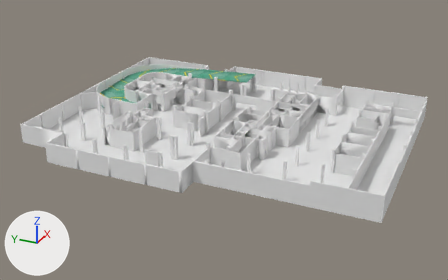
Before and after pictures for a commit that changed the OBJ model assets/loucengzu/LC-F1F.obj.
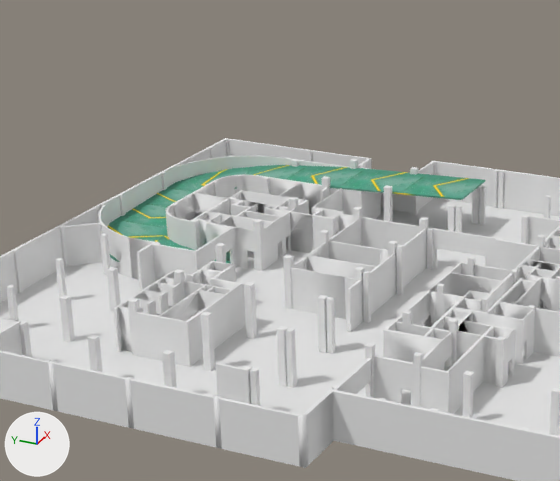
Each version appears first whole from a camera (50 mm lens) standing at (-145340.0, -33352.0, 58661.0) and looking at (-12239.0, 26543.0, -7889.0), and next in a close-up on the part from 12% to 64% of the width and 0% to 71% of the height. The axes (+X, +Y, +Z) are drawn at lower left. The lights are the same throughout. Where no turn or scale is listed for an object, it has been applied to the vertices.

The first close-up shows 'LC-F1F'.
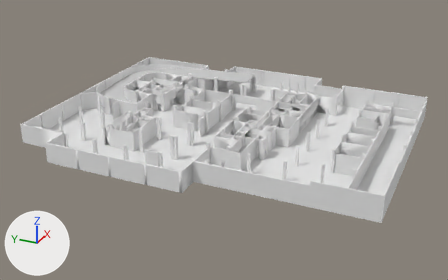
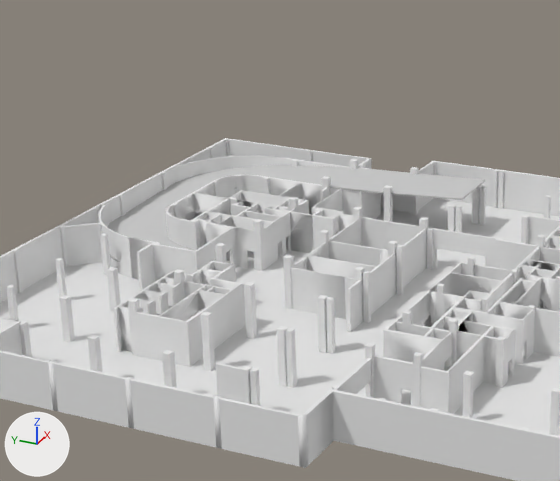
What changed in the scene script:
```text
Add mat_07___default:
    mat_07___default = principled_material('07___Default')
    mat_07___default.base_color = (0.588, 0.588, 0.588)  # light grey #cacaca
    mat_07___default.roughness = 0.9
Change me_lc_f1f:
    used by ob_lc_f1f; location = (0.0, 0.0, 0.0)
    remove me_lc_f1f.from_pydata(...)  # 5065 vertices, 4737 faces; spans x -44384.0..25918.0, y -18932.0..69568.0, z -5960.0..0.0
    add me_lc_f1f.from_pydata(...)  # 5055 vertices, 4735 faces; spans x -44384.0..25918.0, y -18932.0..69568.0, z -5960.0..0.0
    me_lc_f1f part 1
    16 vertices are removed from x 11768.0..19218.0, y 43468.0..43668.0, z -5946.0..-1323.0
    21 faces are deleted
    2 vertices move from x 11619.0, y 40946.0..40972.0, z -973.0..-775.0 to x 11342.0, y 40946.0..40972.0, z -973.0..-775.0
    9 vertices are added at x 17043.0..19218.0, y 43468.0..48568.0, z -5950.0..-1150.0
    5 new vertices lie (0.0, 200.0, 0.0) away from vertices in x 17043.0..18768.0, y 43468.0..48368.0, z -5950.0..-3550.0
    25 new faces join them, mat_louceng_baiqiang (white #ececec)
    me_lc_f1f part 2: 50 faces spanning x -13831.0..19282.0, y 30271.0..69477.0, z -5773.0..-242.0 switch from mat_podao (picture img_dixiashi_png) to mat_07___default (light grey #cacaca)
```

Boxes (x1, y1, x2, y2) around the edits, measured in the close-ups (560 x 481 px; the box of a moved part takes in the faces that stretch with it):
part 1 of me_lc_f1f, moved or reshaped
    before: (330, 160, 485, 219)
    after: (329, 160, 485, 219)
part 2 of me_lc_f1f, recoloured (green to grey)
    both: (108, 165, 485, 264)
